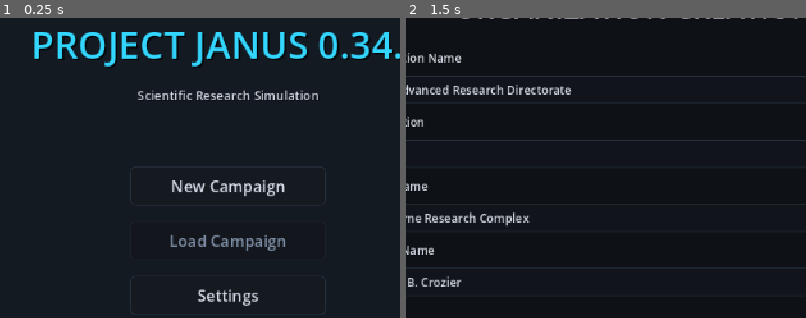
Above: before the commit, frames 1-2 (left to right).
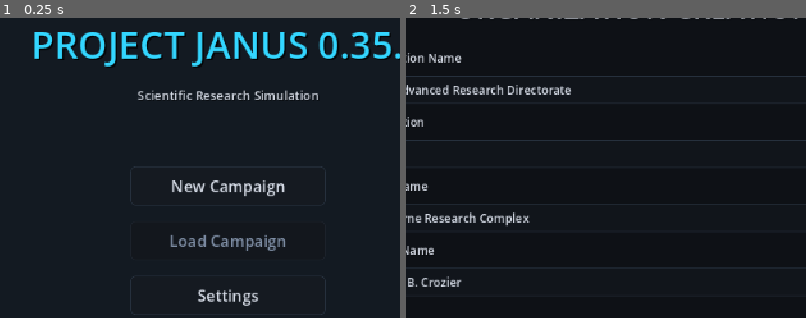
Above: after the commit, the same moments.

Repository: lutecian/project-janus
Game: Godot game, scene res://scenes/main/main_menu.tscn
Two runs of this game, one before a commit and one after it. Both use one fixed random seed, a clock stepped at 60 frames per second and the inputs below.
Inputs:
- Up to frame 1 (0.25 s): no input
- Up to frame 2 (1.5 s): click "New Campaign" at 0.5 s; click "Normal" at 1.25 s
The pictures show only the part of the screen within x 22-72%, y 0-50%; the shares and areas given below are measured in that part.

The runs differ from the first frame. In frame 1, 0.3% of the frame differs, in the area x 93-98%, y 4-14%; in frame 2, nothing differs.

Commit message:
JANUS 0.35 first shippable binary
- Export templates + Windows x86_64 preset (tests excluded)
- Release export succeeds; headless smoke test exit 0
- Checklist refreshed; 28 suites green

Diff:
--- a/scripts/autoload/game_state.gd
+++ b/scripts/autoload/game_state.gd
@@ -1,6 +1,6 @@
 extends Node
 
-const GAME_VERSION := "0.34.0"
+const GAME_VERSION := "0.35.0"
 const ObservationSimulator = preload("res://scripts/simulation/observation_simulator.gd")
 
 var campaign_id: String = ""
Not shown, added: assets/shaders/artifact_portrait.gdshader.uid
Not shown, added: assets/shaders/lab_bg.gdshader.uid
Not shown, added: export_presets.cfg
Not shown, added: scenes/experiment/market_bars.gd.uid
Not shown, added: scenes/facilities/facility_map.gd.uid
Not shown, added: scenes/help/codex.gd.uid
Not shown, added: scenes/infirmary/infirmary.gd.uid
Not shown, changed: .gitignore
Not shown, changed: CHANGELOG.md
Not shown, changed: RELEASE_CHECKLIST.md
